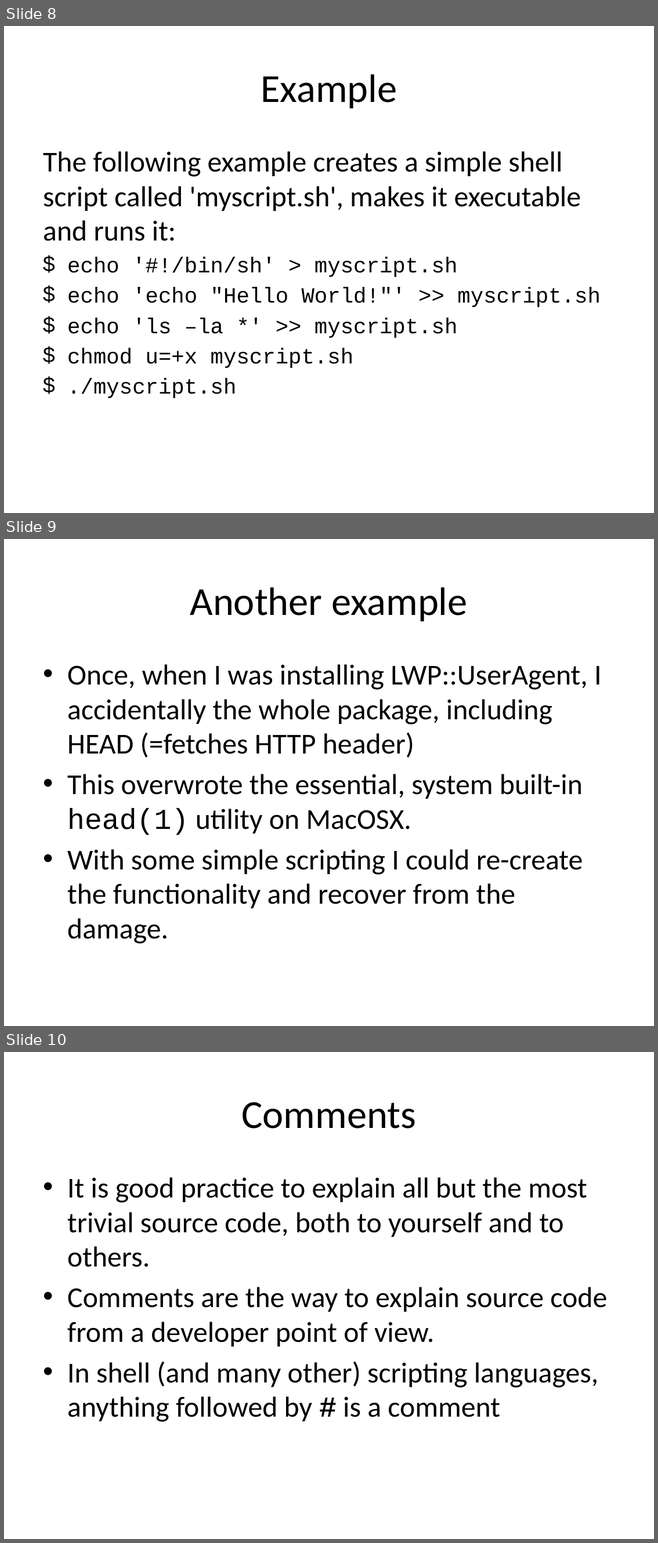
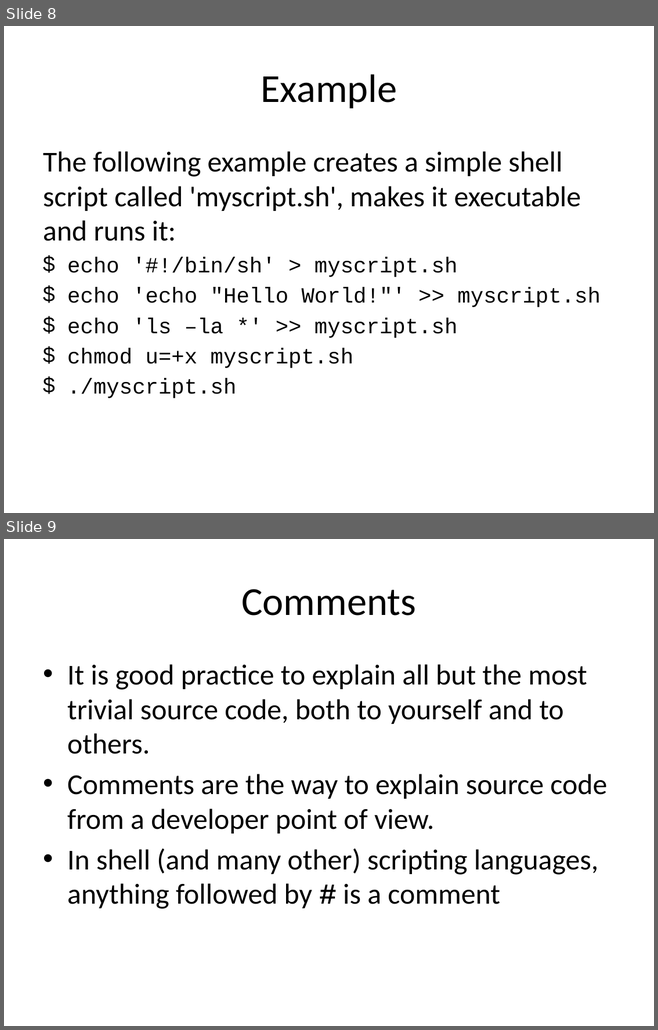
Before and after one commit to rvosa/ngs-workflows, a slide deck: doc/slides/day2/session2/CLIScripting.pptx. Shown one above the other, each under a label of ours: slides 8, 9 and 10 before the commit, slides 8 and 9 after it. The pictures are 658x1543 and 658x1030 pixels, drawn with LibreOffice and Linux fonts; fonts in the diff are those of the drawing. Boxes give left, top, right and bottom in pixels: in the first picture for what was removed or moved away, otherwise in the second. Text is boxed around its words. In the diff, an @@ line names an element or a change of style, - is before the commit and + after.

```diff
--- a/doc/slides/day2/session2/CLIScripting.pptx
+++ b/doc/slides/day2/session2/CLIScripting.pptx
@@ slide 9 removed at (4, 539, 654, 1026), background #FFFFFF @@
@@ title removed at (190, 587, 467, 621) @@
-Another example
@@ text removed at (67, 664, 601, 944) @@
-• Once, when I was installing LWP::UserAgent, I accidentally the whole package, including HEAD (=fetches HTTP header)
-• This overwrote the essential, system built-in head(1) utility on MacOSX.
-• With some simple scripting I could re-create the functionality and recover from the damage.
@@ what was slide 10 is now slide 9 @@
```
Also in this commit, not shown: 2 slides changed, 1 other file.
